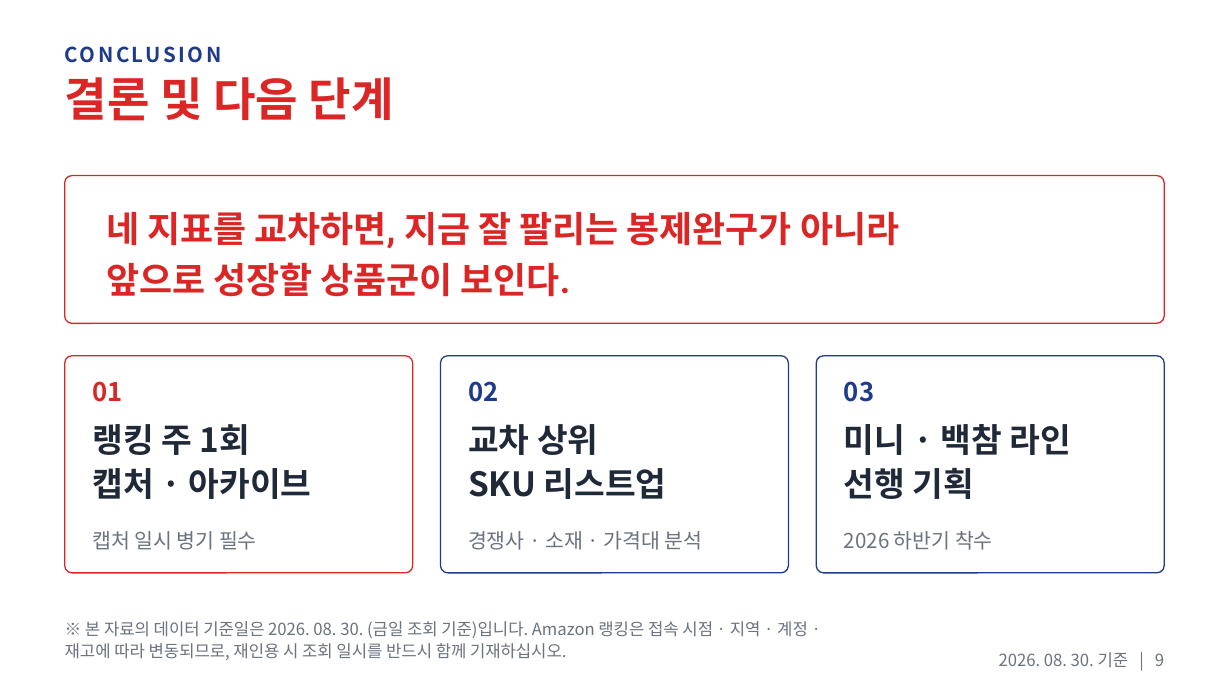
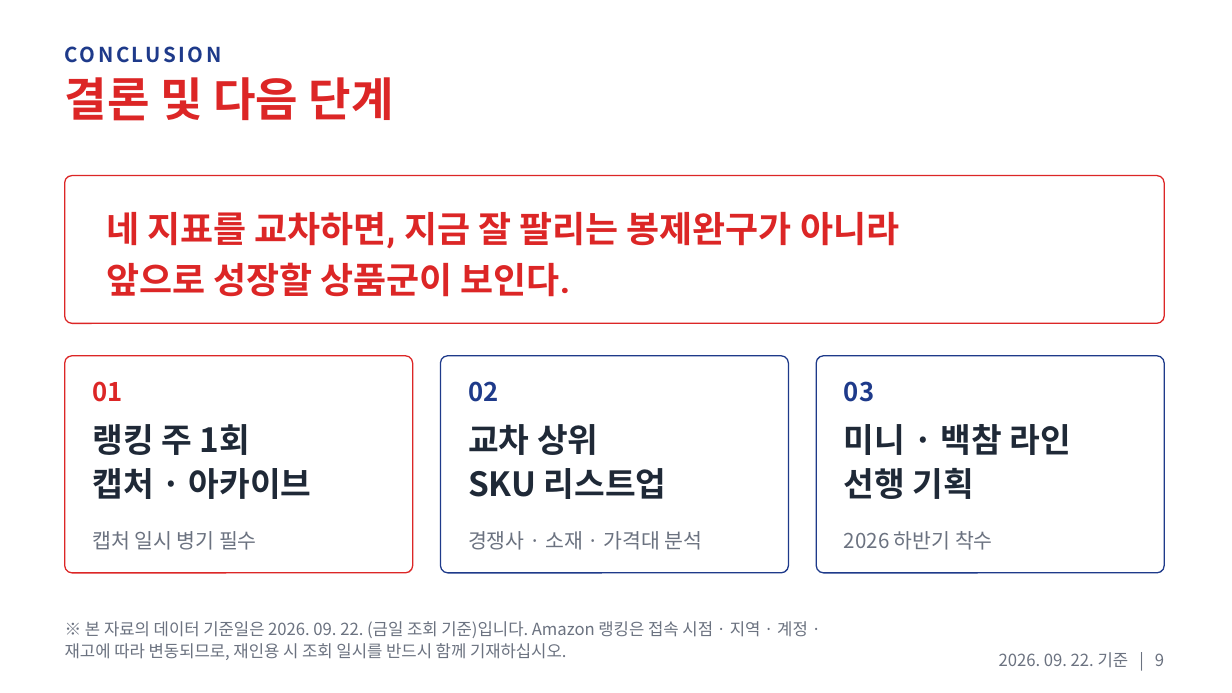
Before and after one commit to JOHENRIM/notion, a slide deck: slide 9 of reports/Aurora_Amazon_Plush_Ranking_Analysis.pptx. Drawn at 1232x693 pixels with LibreOffice and Linux fonts; fonts in the diff are those of the drawing. Boxes give left, top, right and bottom in pixels: in the first picture for what was removed or moved away, otherwise in the second. Text is boxed around its words. In the diff, an @@ line names an element or a change of style, - is before the commit and + after.

```diff
--- a/reports/Aurora_Amazon_Plush_Ranking_Analysis.pptx
+++ b/reports/Aurora_Amazon_Plush_Ranking_Analysis.pptx
@@ text at (65,621,808,660): text changed @@
-※ 본 자료의 데이터 기준일은 2026. 08. 30. (금일 조회 기준)입니다. Amazon 랭킹은 접속 시점 · 지역 · 계정 · 재고에 따라 변동되므로, 재인용 시 조회 일시를 반드시 함께 기재하십시오.
+※ 본 자료의 데이터 기준일은 2026. 09. 22. (금일 조회 기준)입니다. Amazon 랭킹은 접속 시점 · 지역 · 계정 · 재고에 따라 변동되므로, 재인용 시 조회 일시를 반드시 함께 기재하십시오.
@@ text at (999,652,1164,667): text changed @@
-2026. 08. 30. 기준 | 9
+2026. 09. 22. 기준 | 9
```
Also in this commit, not shown: 8 other slides changed, 2 other files.
